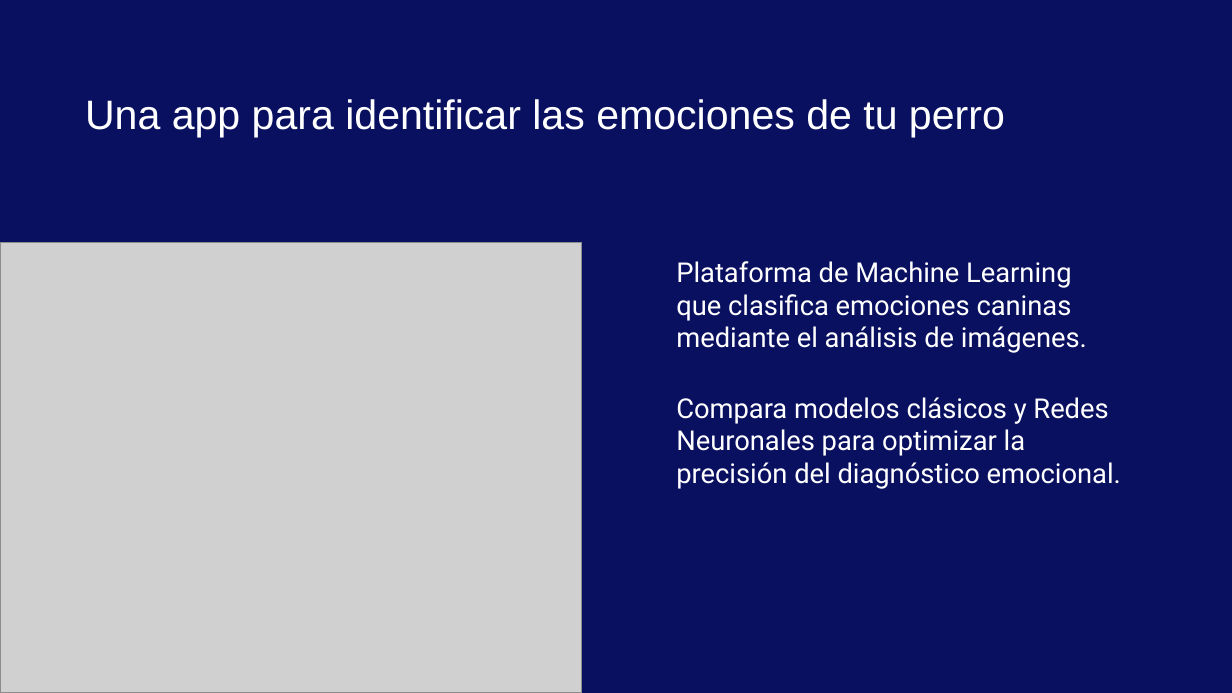
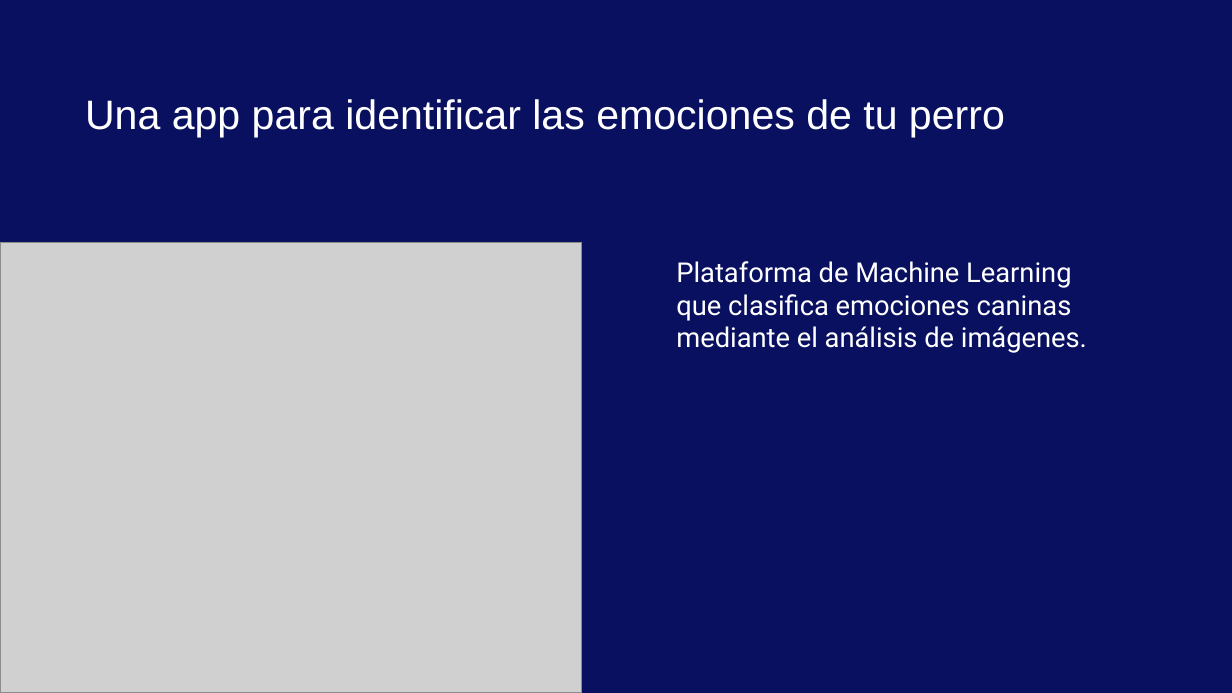
Before and after one commit to AGC79/proyecto_machine_learning_agc, a slide deck: slide 3 of docs/presentacion_app_ml.pptx. Drawn at 1232x693 pixels with LibreOffice and Linux fonts; fonts in the diff are those of the drawing; grey boxes stand for pictures; background and template pictures are left out. Boxes give left, top, right and bottom in pixels: in the first picture for what was removed or moved away, otherwise in the second. Text is boxed around its words. In the diff, an @@ line names an element or a change of style, - is before the commit and + after.

```diff
--- a/docs/presentacion_app_ml.pptx
+++ b/docs/presentacion_app_ml.pptx
@@ subtitle at box(676, 397, 1121, 489): paragraph removed @@
-Compara modelos clásicos y Redes Neuronales para optimizar la precisión del diagnóstico emocional.
```
Also in this commit, not shown: 2 other slides changed, 10 slides added, 13 slides removed, 2 other files.
